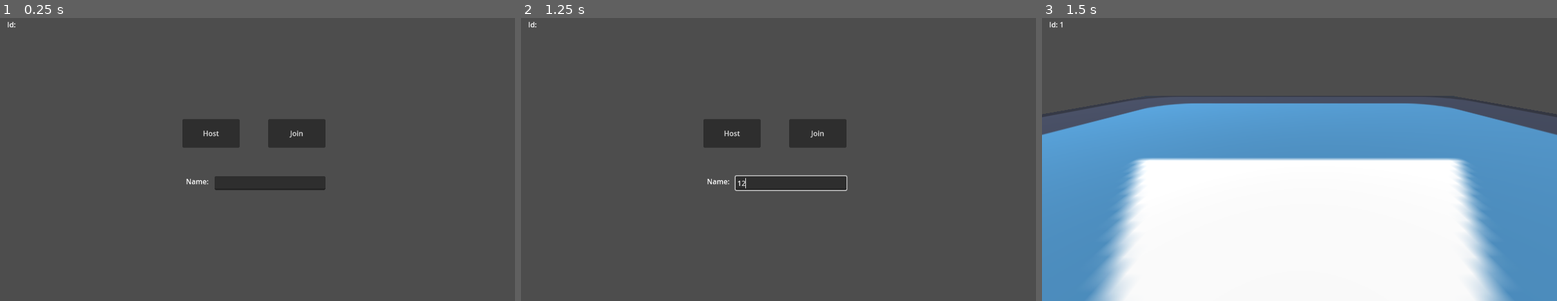
Above: before the commit, frames 1-3 (left to right).
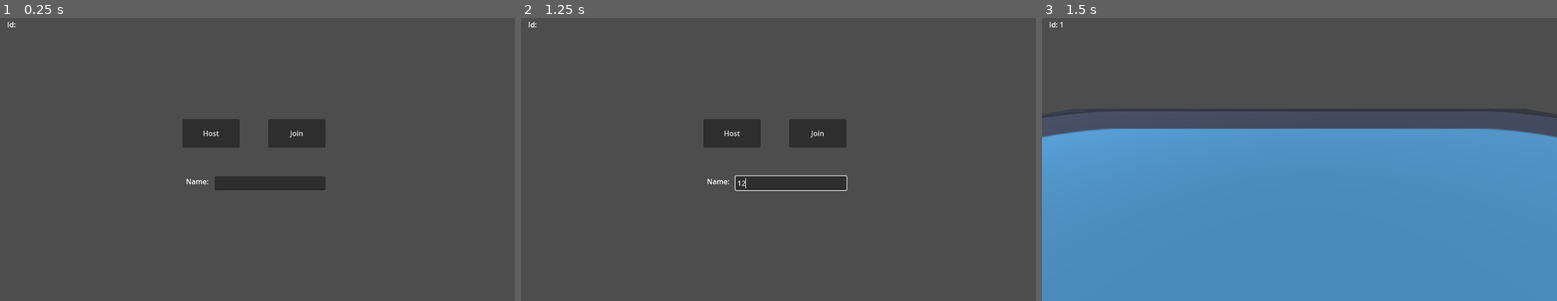
Above: after the commit, the same moments.

Repository: Ezro/godot_3d_multiplayer
Game: Godot game, scene res://scenes/multiplayer.tscn
Same seed, same stepped clock (60 frames per second), same inputs: the game is played once before the commit and once after it. The engine's default icon, where the game draws it, is replaced by a stand-in: a white triangle on a blue panel in a dark square.
Inputs (mouse positions are in pixels of both pictures, inside the frame that each line leads up to):
- Up to frame 1 (0.25 s): no input
- Up to frame 2 (1.25 s): click (788, 182) at 0.52 s; type "12" at 0.6 s
- Up to frame 3 (1.5 s): click "Host" at 1.25 s

Frames 1-2 are identical in both runs. In frame 3, 44% of the frame differs, in the area x 0-100%, y 27-100%.
Error in both runs: Invalid operands 'String' and 'int' in operator '+'. (res://scripts/multiplayer.gd:58)

Commit message:
Move the server camera closer

Diff:
--- a/scenes/demo_world.tscn
+++ b/scenes/demo_world.tscn
@@ -20,7 +20,7 @@
 transform = Transform3D(-0.5, 0.75, -0.433013, 0, 0.5, 0.866025, 0.866025, 0.433013, -0.25, 0, 7.85219, 0)
 
 [node name="Camera3D" type="Camera3D" parent="."]
-transform = Transform3D(-1, 3.69465e-08, -7.92319e-08, 0, 0.906308, 0.422618, 8.74228e-08, 0.422618, -0.906308, 0, 15, -30)
+transform = Transform3D(-1, 3.69465e-08, -7.92319e-08, 0, 0.906308, 0.422618, 8.74228e-08, 0.422618, -0.906308, 0, 15, 15)
 current = true
 
 [node name="WorldEnvironment" type="WorldEnvironment" parent="."]
